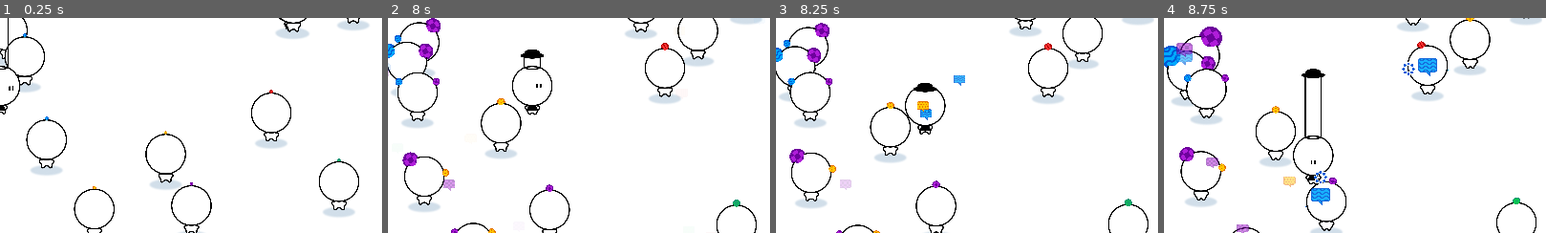
Above: before the commit, frames 1-4 (left to right).
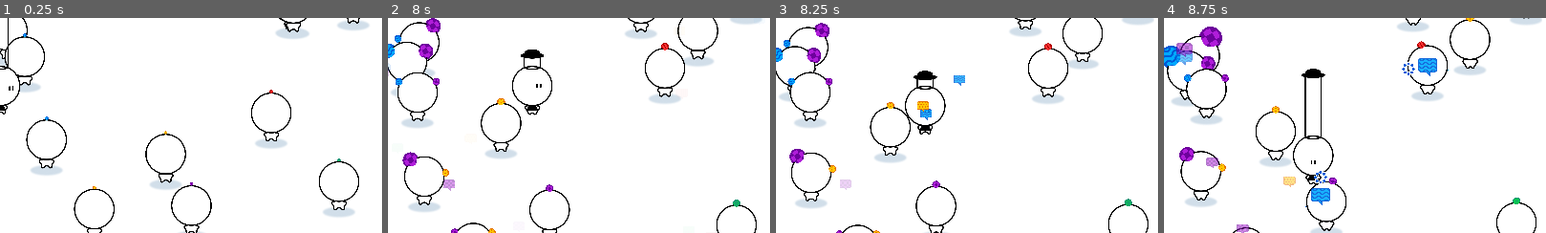
Above: after the commit, the same moments.

Repository: haihala/mankind-knew
Game: Godot game, scene res://world.tscn
The game is run twice, just before and just after one commit, with the same random seed, the same clock (stepped at 60 frames per second) and the same inputs.
Inputs:
- Up to frame 1 (0.25 s): no input
- Up to frame 2 (8 s): hold D (move_right) 0.53-1.28 s; hold S (move_down) 1.28-2.03 s; hold D (move_right) 2.03-2.78 s; hold W (move_up) 2.78-3.53 s; hold A (move_left) 3.53-5.03 s; hold S (move_down) 5.03-5.78 s; hold D (move_right) 5.78-6.53 s; hold W (move_up) 6.53-7.28 s; hold D (move_right) from 7.28 s (still down)
- Up to frame 3 (8.25 s): release D (move_right) at 8.03 s; hold S (move_down) from 8.03 s (still down)
- Up to frame 4 (8.75 s): keep holding S (move_down)
The pictures show only the part of the screen within x 50-100%, y 34-84%; the shares and areas given below are measured in that part.

Frames 1-2 are identical in both runs. In frame 3, 0.4% of the frame differs, in the area x 36-43%, y 24-35%; in frame 4, nothing differs.

Commit message:
Fix hat height clipping bug

Diff:
--- a/godot-project/colors.gd
+++ b/godot-project/colors.gd
@@ -39,6 +39,15 @@
 	1.5,
 	0.4,
 ]
+
+static var pattern_hat_angles: Array[float] = [
+	PI/3,
+	0,
+	0,
+	-PI/3,
+	0,
+]
+
 # Used in the end screen charts
 static var pattern_ui_scales: Array[float] = [
 	1,
--- a/godot-project/hat_shaft_fill.gdshader
+++ b/godot-project/hat_shaft_fill.gdshader
@@ -2,6 +2,7 @@
 
 uniform sampler2D[5] patterns;
 uniform float[5] pattern_scales;
+uniform float[5] pattern_angles;
 uniform float[5] beliefs;
 uniform float hat_height;
 
--- a/godot-project/player.gd
+++ b/godot-project/player.gd
@@ -28,6 +28,7 @@
 	$HatShaftFill.position = hat_offset - Vector2(0, max_hat_height/2)
 	$HatShaftFill.material.set_shader_parameter("patterns", Colors.patterns)
 	$HatShaftFill.material.set_shader_parameter("pattern_scales", Colors.pattern_hat_scales)
+	$HatShaftFill.material.set_shader_parameter("pattern_angles", Colors.pattern_hat_angles)
 	$Body.play("default")
 
 func _physics_process(delta: float) -> void:
@@ -42,8 +43,9 @@
 
 	z_index = int(position.y * 10)
 
-	hat_height -= delta * hat_fall_speed
-	if total_belief > hat_height:
+	hat_height = clamp(hat_height - delta * hat_fall_speed, total_belief, 1)
+
+	if total_belief == hat_height:
 		releasing = true
 
 	move_and_slide()
@@ -57,7 +59,7 @@
 	$HatShaft.position = hat_offset - Vector2(0, hh/2)
 	$HatShaft.scale.y = hh
 	$Hat.position = hat_offset - Vector2(0, hh)
-	$HatShaftFill.material.set_shader_parameter("hat_height", max(1, total_belief) * hh / 8)
+	$HatShaftFill.material.set_shader_parameter("hat_height", max(1, total_belief) * max_hat_height / 8)
 
 	var vis_beliefs = []
 	for belief in NPC.Belief.values():
@@ -97,11 +99,10 @@
 			else:
 				total_belief -= shot_cost
 				beliefs[belief] -= shot_cost
-			hat_height = min(total_belief, 1)
+			get_parent().add_child(projectile)
 			break
 		rand_belief -= amount
 
-	get_parent().add_child(projectile)
 
 func influence(belief: NPC.Belief, amount: float = 0.2/hat_capacity) -> void:
 	beliefs[belief] = beliefs.get(belief, 0) + amount
--- a/godot-project/player.tscn
+++ b/godot-project/player.tscn
@@ -30,6 +30,7 @@
 [sub_resource type="ShaderMaterial" id="ShaderMaterial_ko1ec"]
 shader = ExtResource("4_wc2p6")
 shader_parameter/pattern_scales = null
+shader_parameter/pattern_angles = null
 shader_parameter/beliefs = PackedFloat32Array(0.194, 0.556)
 shader_parameter/hat_height = null
 shader_parameter/patterns = null
